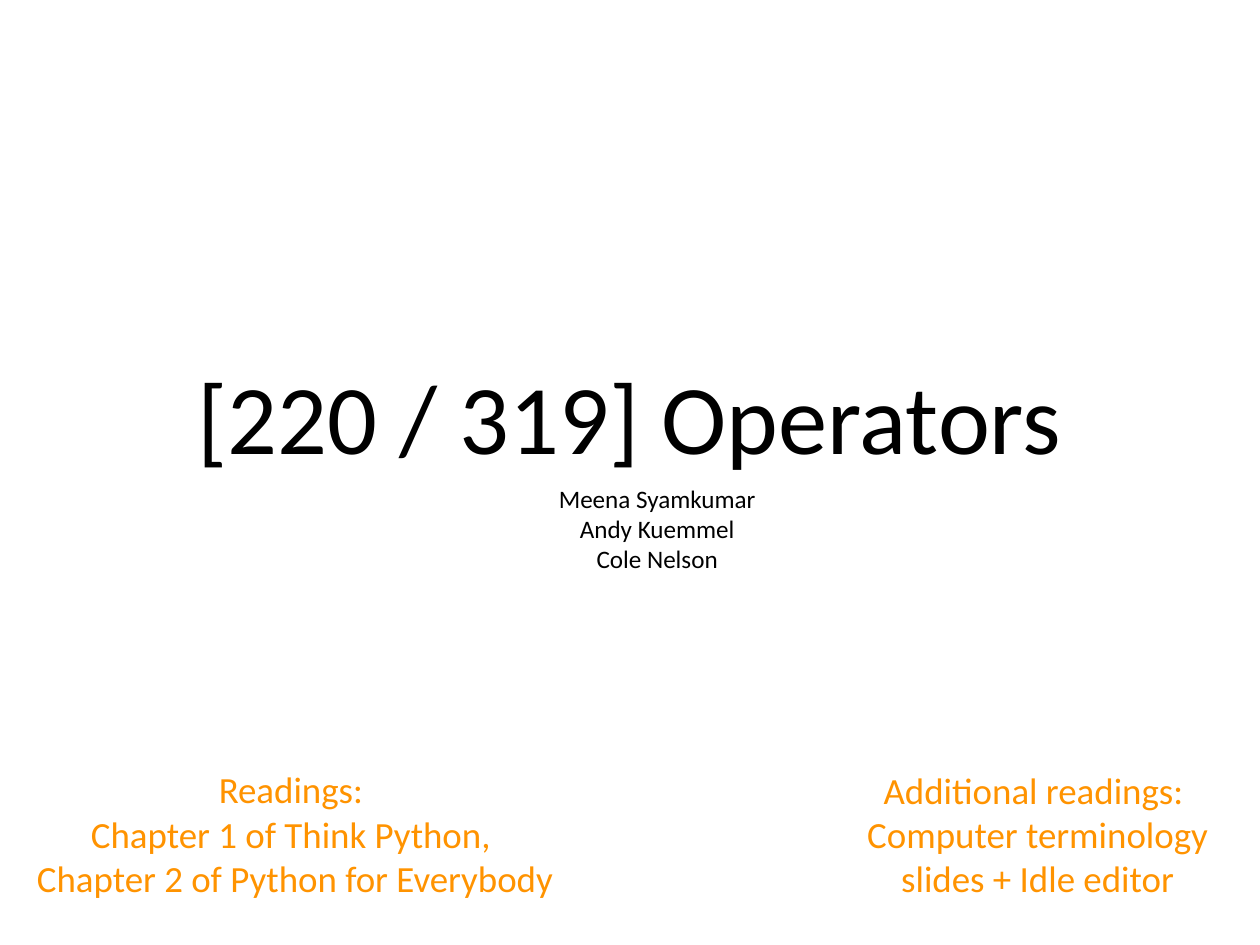
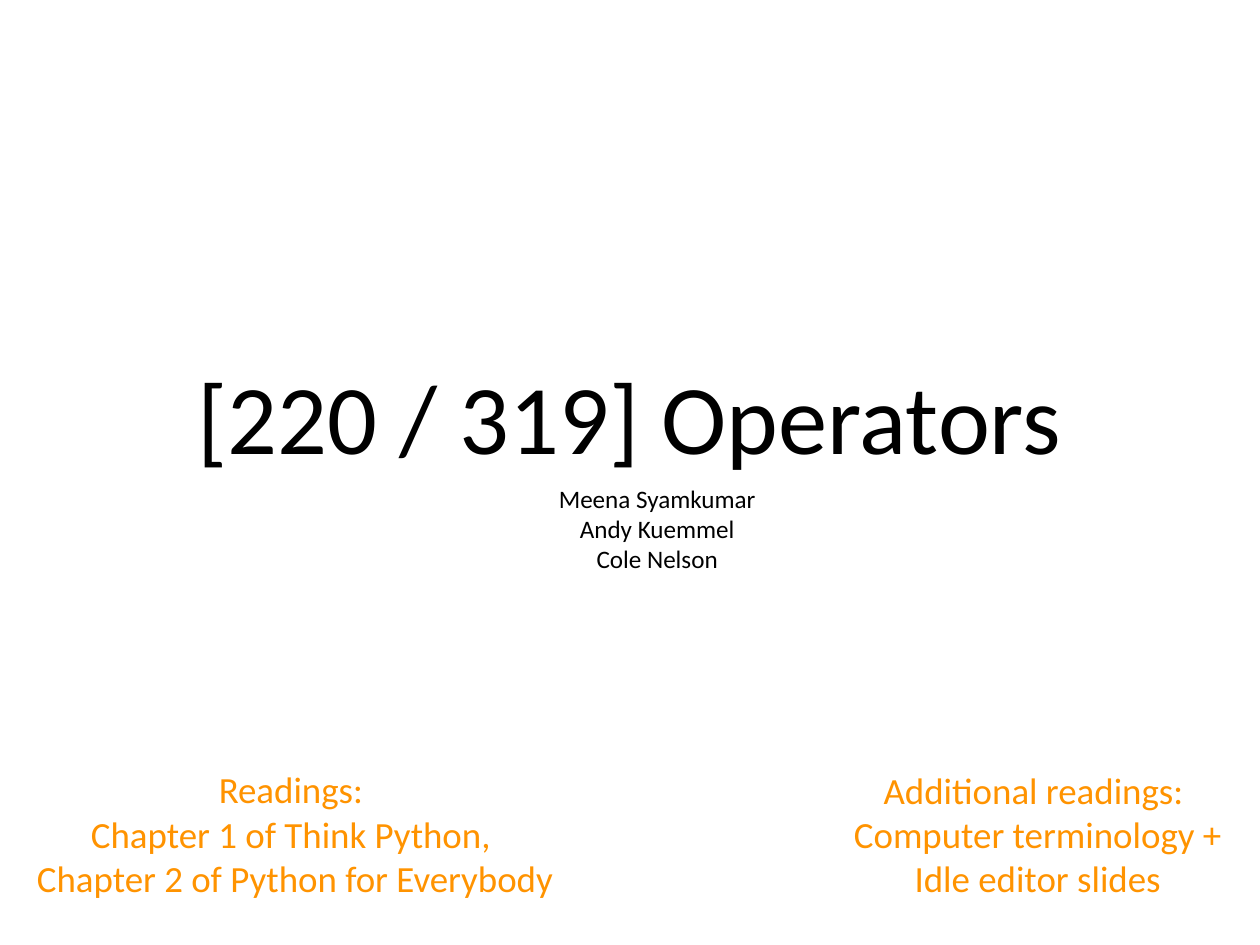
Before and after one commit to tylerharter/caraza-harter-com, a slide deck: slide 1 of tyler/meena/cs220/s22/materials/lecture_ppts/lec_03_S22.ppt. Drawn at 1260x945 pixels with LibreOffice and Linux fonts; fonts in the diff are those of the drawing. Boxes give left, top, right and bottom in pixels: in the first picture for what was removed or moved away, otherwise in the second. Text is boxed around its words. In the diff, an @@ line names an element or a change of style, - is before the commit and + after.

```diff
--- a/tyler/meena/cs220/s22/materials/lecture_ppts/lec_03_S22.ppt
+++ b/tyler/meena/cs220/s22/materials/lecture_ppts/lec_03_S22.ppt
@@ text at [854,822,1195,893]: text changed @@
-Computer terminology slides + Idle editor
+Computer terminology + Idle editor slides
```
Also in this commit, not shown: 1 other slide changed.
